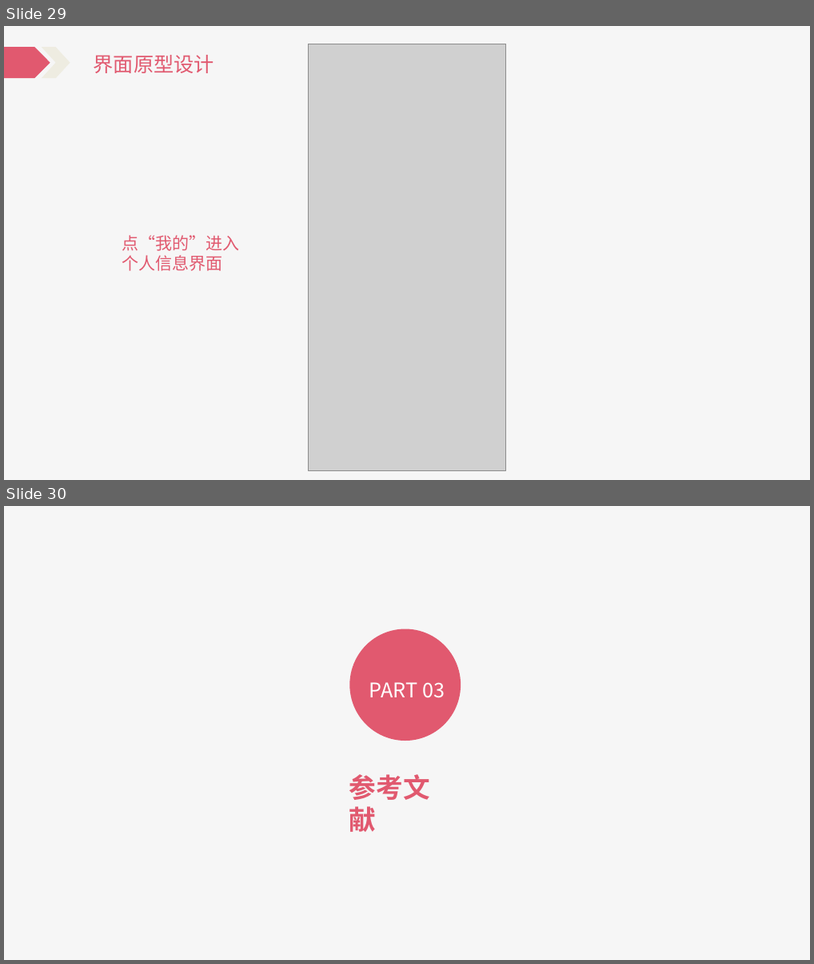
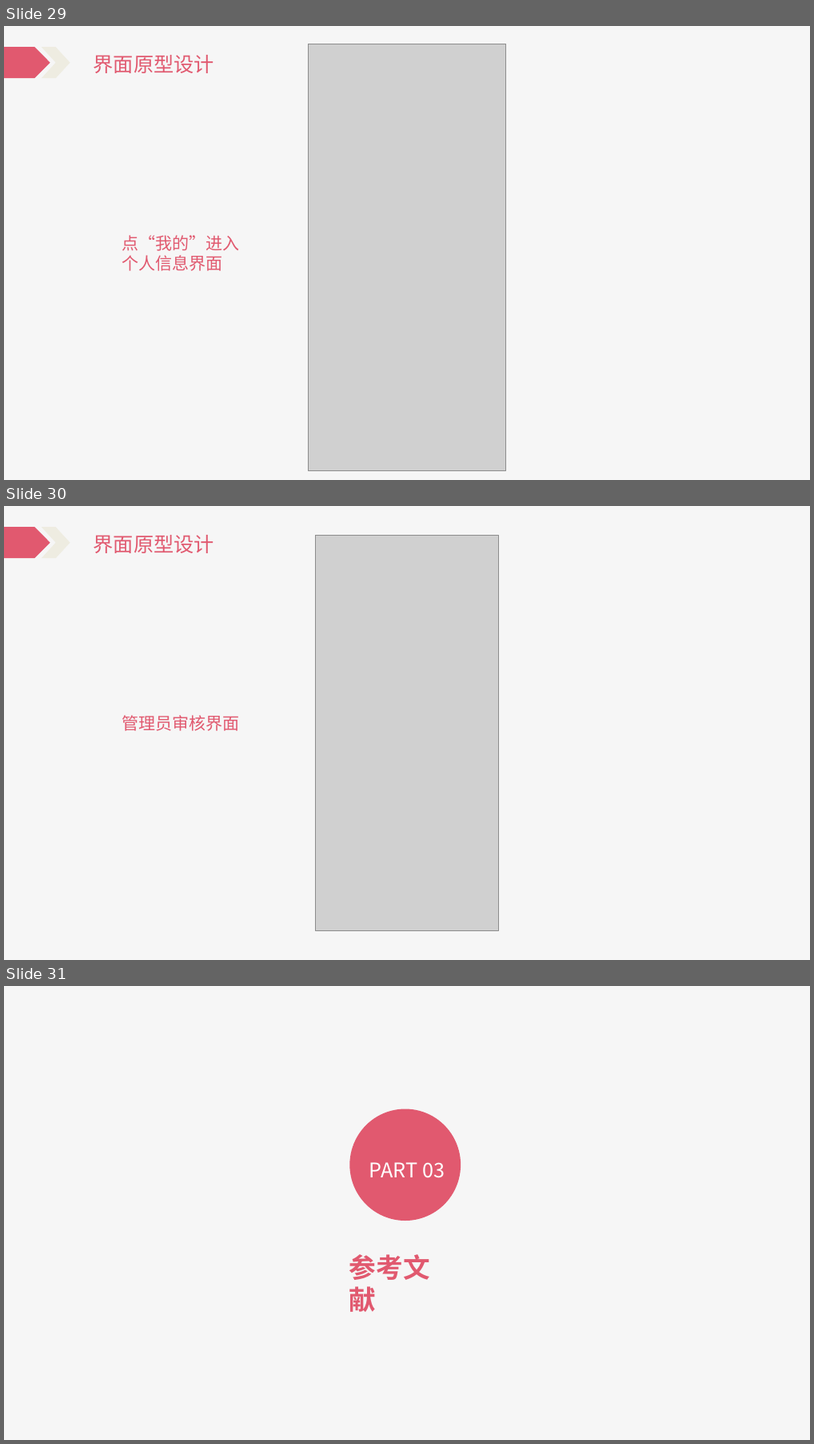
Before and after one commit to Katashixz/ZUCCbiosphere, a slide deck: 软件需求规格说明/SE2021-G005-软件需求说明.pptx. Shown one above the other, each under a label of ours: slides 29 and 30 before the commit, slides 29, 30 and 31 after it. The pictures are 814x964 and 814x1444 pixels, drawn with LibreOffice and Linux fonts; fonts in the diff are those of the drawing; grey boxes stand for pictures. Boxes give left, top, right and bottom in pixels: in the first picture for what was removed or moved away, otherwise in the second. Text is boxed around its words. In the diff, an @@ line names an element or a change of style, - is before the commit and + after.

```diff
--- a/软件需求规格说明/SE2021-G005-软件需求说明.pptx
+++ b/软件需求规格说明/SE2021-G005-软件需求说明.pptx
@@ slide 30 added at <box>4,506,810,960</box>, background #FFFFFF; not listed: 4 template elements that a slide beside it also shows @@
@@ rectangle added at <box>82,524,178,556</box>, fill #F6F6F6 @@
@@ text added at <box>94,535,214,553</box>, 24 pt, text #E1596F @@
+界面原型设计
@@ picture added at <box>315,535,499,930</box> @@
@@ text added at <box>122,715,240,731</box>, 20 pt, text #E1596F @@
+管理员审核界面
@@ what was slide 30 is now slide 31 @@
```
Also in this commit, not shown: 2 slides changed, 6 other files.
